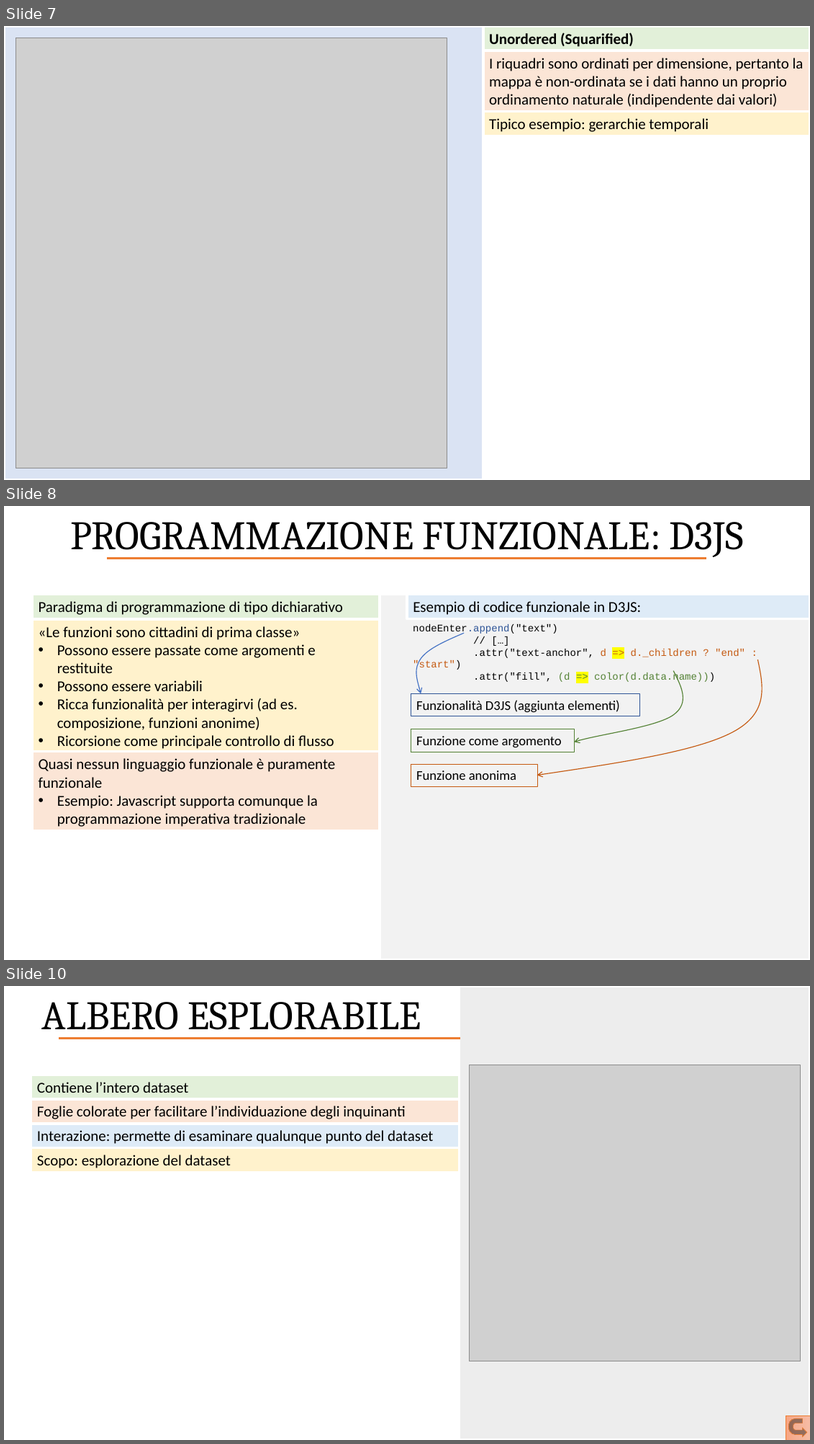
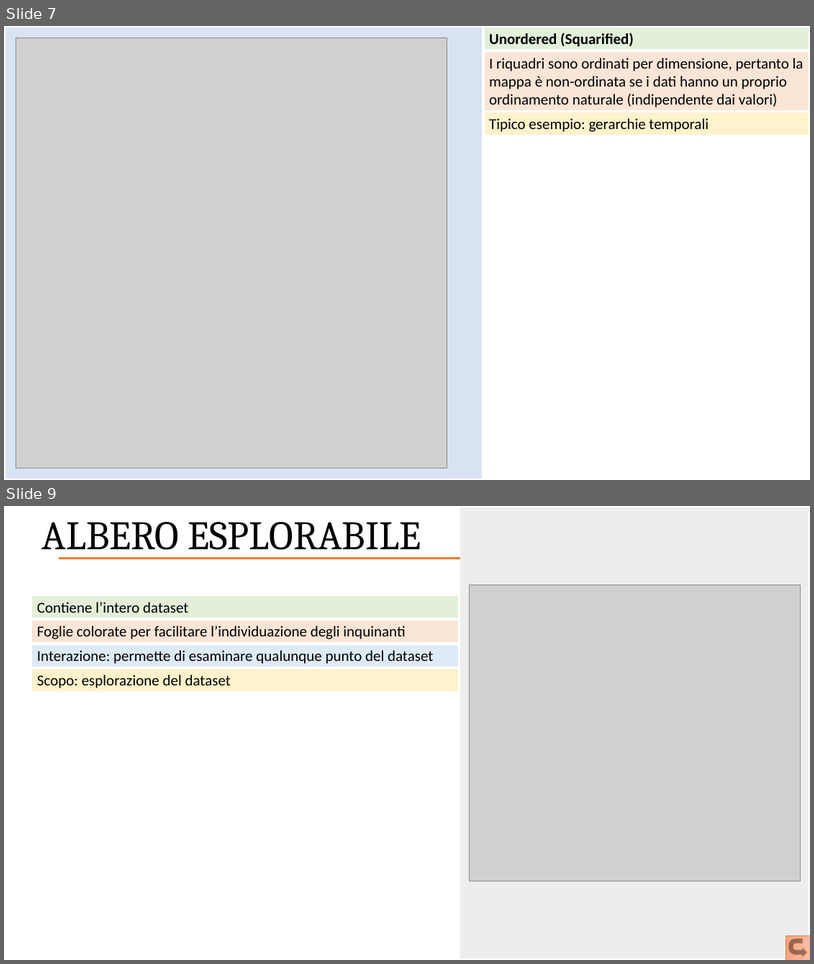
Before and after one commit to normaloide/Open-Data-Analysis, a slide deck: PowerPoint/Treemaps.pptx. Shown one above the other, each under a label of ours: slides 7, 8 and 10 before the commit, slides 7 and 9 after it; the slides between them are not shown. The pictures are 814x1444 and 814x964 pixels, drawn with LibreOffice and Linux fonts; fonts in the diff are those of the drawing; grey boxes stand for pictures; background and template pictures are left out. Boxes give left, top, right and bottom in pixels: in the first picture for what was removed or moved away, otherwise in the second. Text is boxed around its words. In the diff, an @@ line names an element or a change of style, - is before the commit and + after.

```diff
--- a/PowerPoint/Treemaps.pptx
+++ b/PowerPoint/Treemaps.pptx
@@ slide 8 removed at [4, 506, 810, 960], background picture (left out) @@
@@ text removed at [70, 522, 744, 558] @@
-PROGRAMMAZIONE FUNZIONALE: D3JS
@@ line removed from (108, 558) to (706, 558) @@
@@ rectangle removed at [32, 595, 381, 618] @@
-Paradigma di programmazione di tipo dichiarativo
@@ rectangle removed at [380, 595, 810, 960] @@
@@ rectangle removed at [407, 595, 810, 618] @@
-Esempio di codice funzionale in D3JS:
@@ rectangle removed at [32, 619, 381, 754] @@
-«Le funzioni sono cittadini di prima classe»
-• Possono essere passate come argomenti e restituite
-• Possono essere variabili
-• Ricca funzionalità per interagirvi (ad es. composizione, funzioni anonime)
-• Ricorsione come principale controllo di flusso
@@ text removed at [413, 624, 746, 683] @@
-nodeEnter.append("text")
-// […]
-.attr("text-anchor", d => d._children ? "end" : "start")
-.attr("fill", (d => color(d.data.name)))
@@ freeform shape removed at [417, 633, 464, 693] @@
@@ freeform shape removed at [538, 659, 763, 775] @@
@@ freeform shape removed at [574, 671, 684, 742] @@
@@ rectangle removed at [411, 693, 640, 716] @@
-Funzionalità D3JS (aggiunta elementi)
@@ rectangle removed at [411, 729, 574, 752] @@
-Funzione come argomento
@@ rectangle removed at [32, 752, 381, 831] @@
-Quasi nessun linguaggio funzionale è puramente funzionale
-• Esempio: Javascript supporta comunque la programmazione imperativa tradizionale
@@ rectangle removed at [411, 764, 537, 786] @@
-Funzione anonima
@@ what was slide 10 is now slide 9 @@
```
Also in this commit, not shown: 3 slides changed, 17 other files.
